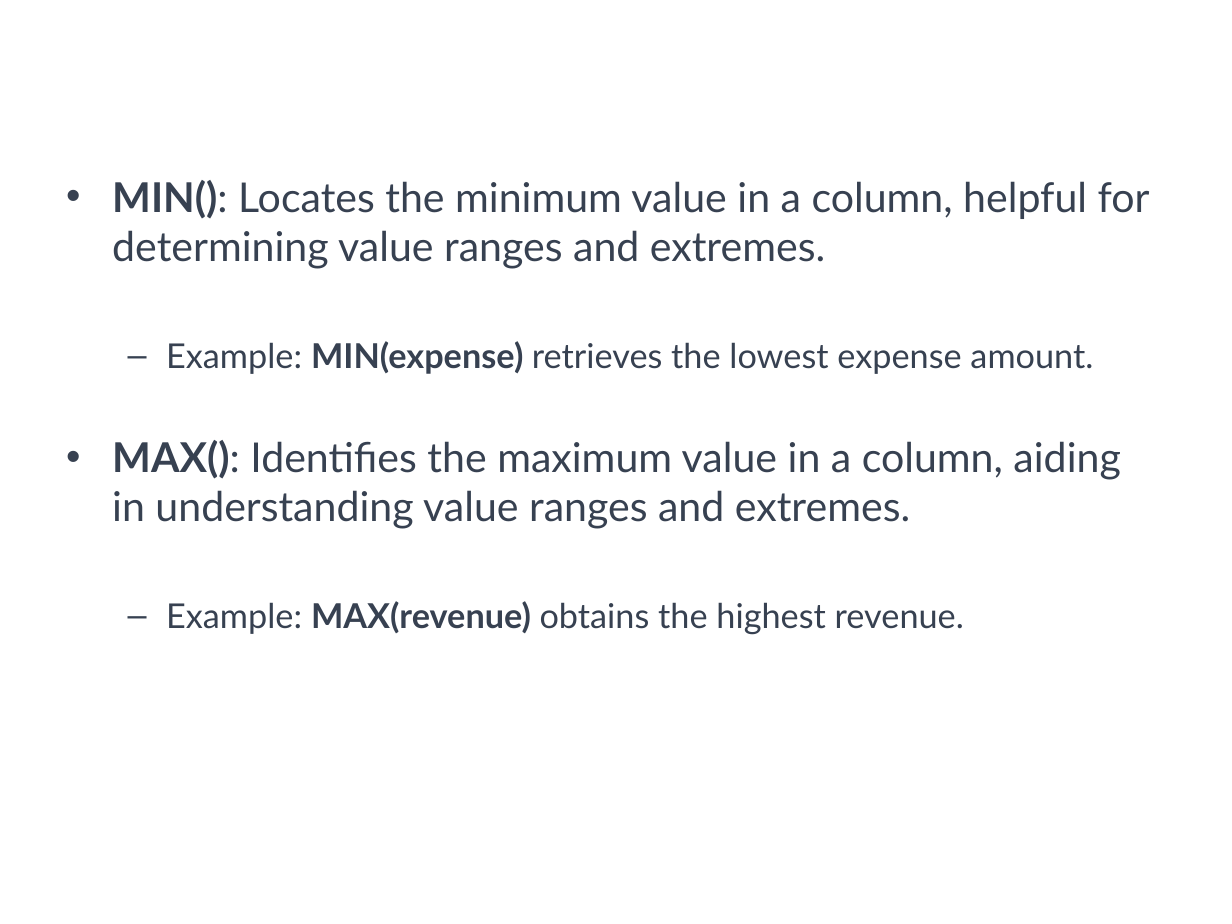
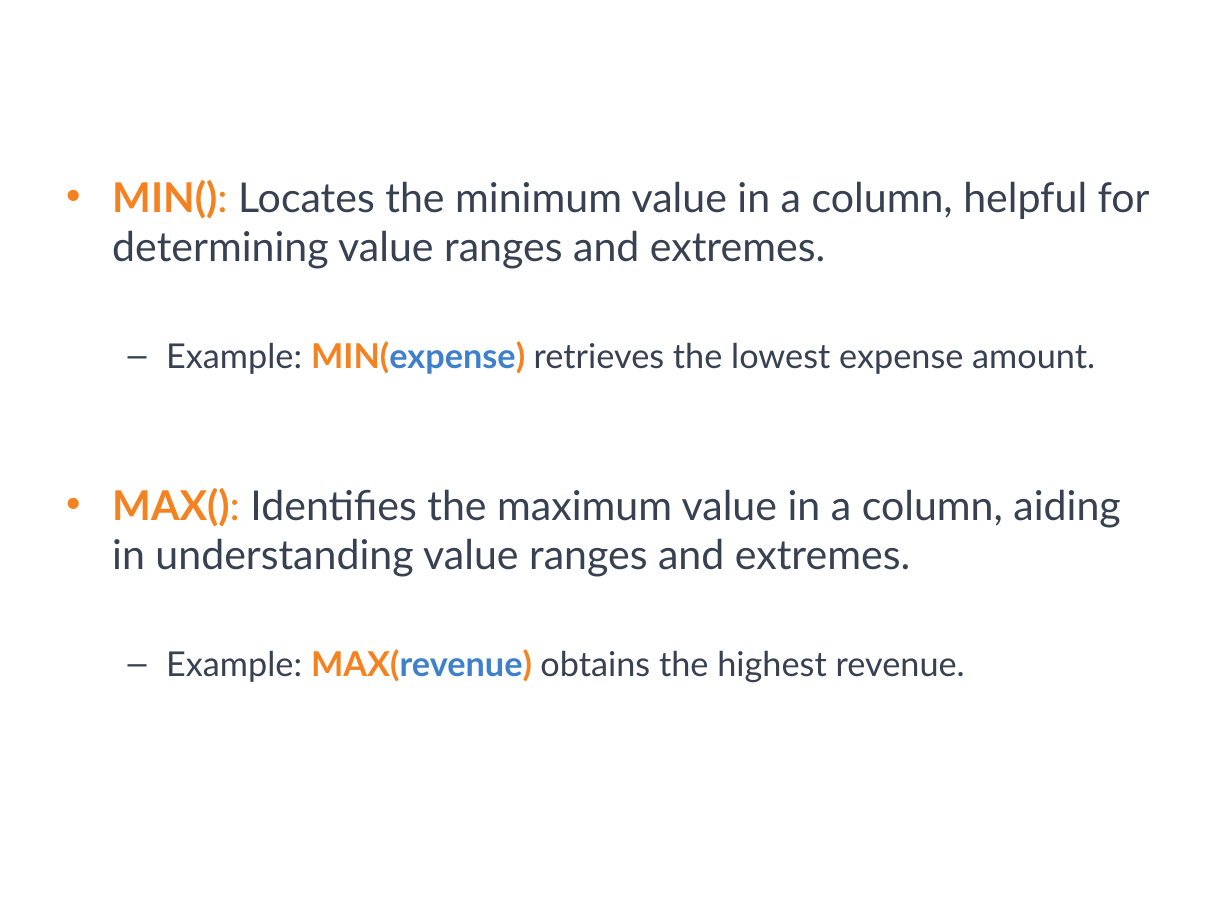
Before and after one commit to a099954/ABC-Program, a slide deck: slide 8 of SQL/Day 3 Aggregates/Aggregates.pptx (slide 6 before the commit). Drawn at 1232x924 pixels with LibreOffice and Linux fonts; fonts in the diff are those of the drawing; background and template pictures are left out. Boxes give left, top, right and bottom in pixels: in the first picture for what was removed or moved away, otherwise in the second. Text is boxed around its words. In the diff, an @@ line names an element or a change of style, - is before the commit and + after.

```diff
--- a/SQL/Day 3 Aggregates/Aggregates.pptx
+++ b/SQL/Day 3 Aggregates/Aggregates.pptx
@@ text "MIN(): Locates the minimum value ..." at <box>112,180,1150,682</box>: text colour #374151 to #F58220 in "MIN():", "MIN(expense)", "MAX():", "MAX(revenue)"; text colour #374151 to #3F80CD in "MIN(expense)", "MAX(revenue)" @@
```
Also in this commit, not shown: 12 other slides changed, 4 slides added, 14 slides removed, 7 other files.
